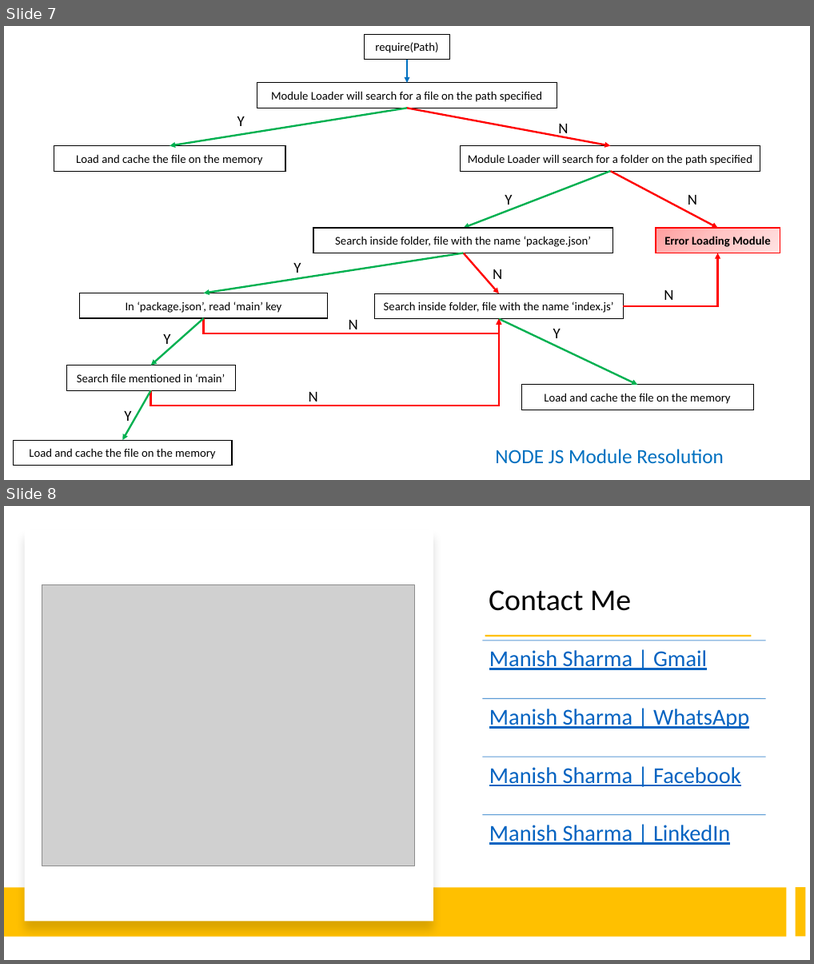
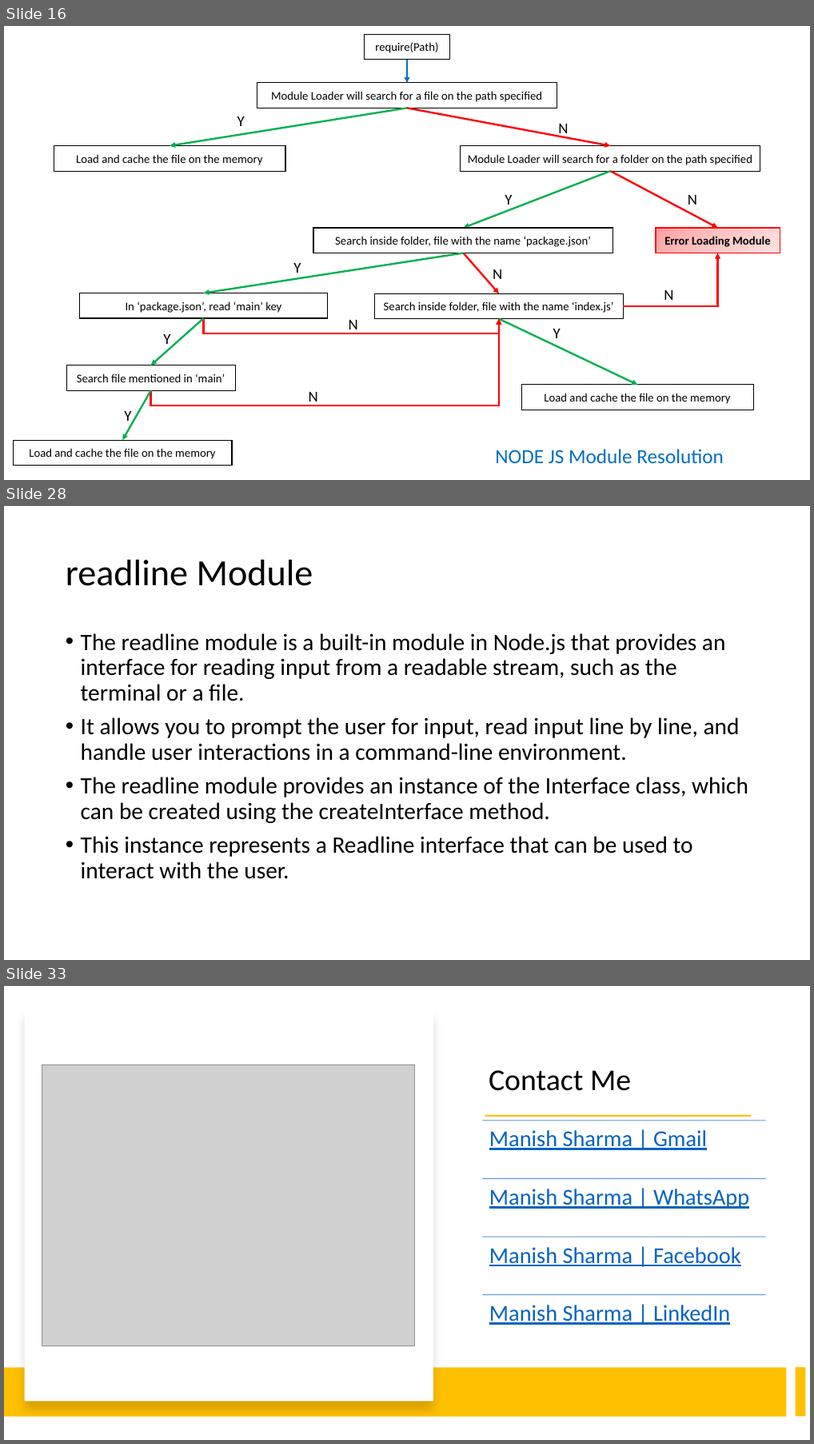
Before and after one commit to explore-with-manish/im-jan24, a slide deck: Node/Notes/Node.pptx. Shown one above the other, each under a label of ours: slides 7 and 8 before the commit, slides 16, 28 and 33 after it; the slides between them are not shown. The pictures are 814x964 and 814x1444 pixels, drawn with LibreOffice and Linux fonts; fonts in the diff are those of the drawing; grey boxes stand for pictures. Boxes give left, top, right and bottom in pixels: in the first picture for what was removed or moved away, otherwise in the second. Text is boxed around its words. In the diff, an @@ line names an element or a change of style, - is before the commit and + after.

```diff
--- a/Node/Notes/Node.pptx
+++ b/Node/Notes/Node.pptx
@@ slide 28 added at [4,506,810,960], background #FFFFFF @@
@@ title added at [66,560,314,586], 44 pt, text #000000 @@
+readline Module
@@ text added at [81,633,749,879], 28 pt, text #000000 @@
+• The readline module is a built-in module in Node.js that provides an interface for reading input from a readable stream, such as the terminal or a file.
+• It allows you to prompt the user for input, read input line by line, and handle user interactions in a command-line environment.
+• The readline module provides an instance of the Interface class, which can be created using the createInterface method.
+• This instance represents a Readline interface that can be used to interact with the user.
@@ what was slide 7 is now slide 16 @@
@@ what was slide 8 is now slide 33 @@
```
Also in this commit, not shown: 24 other slides added, 2 other files.
